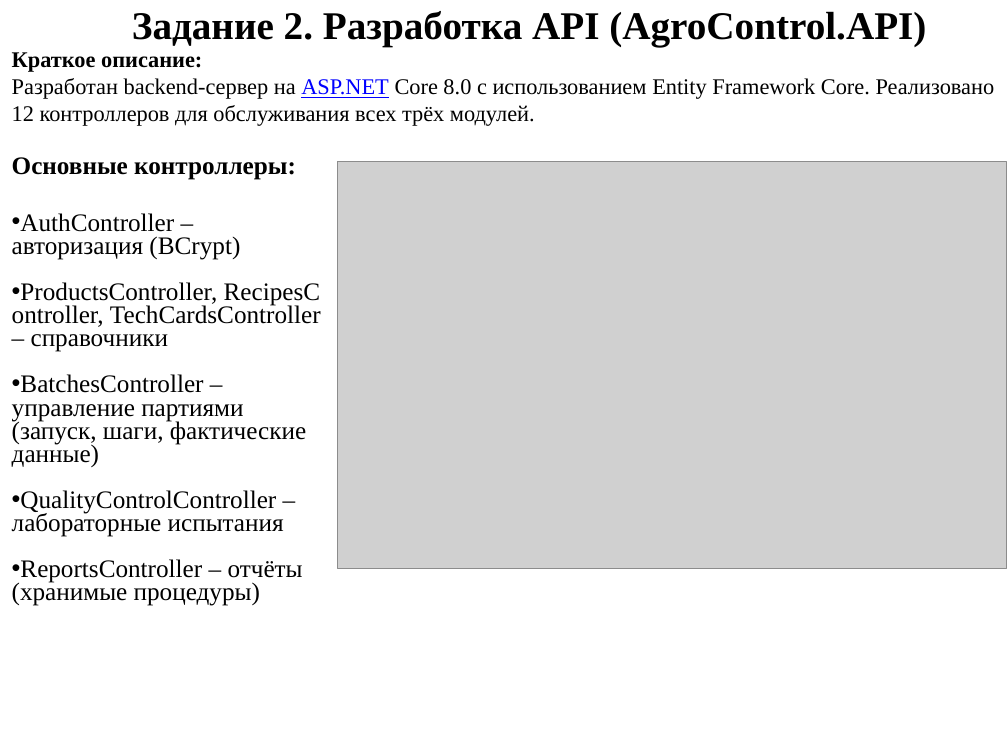
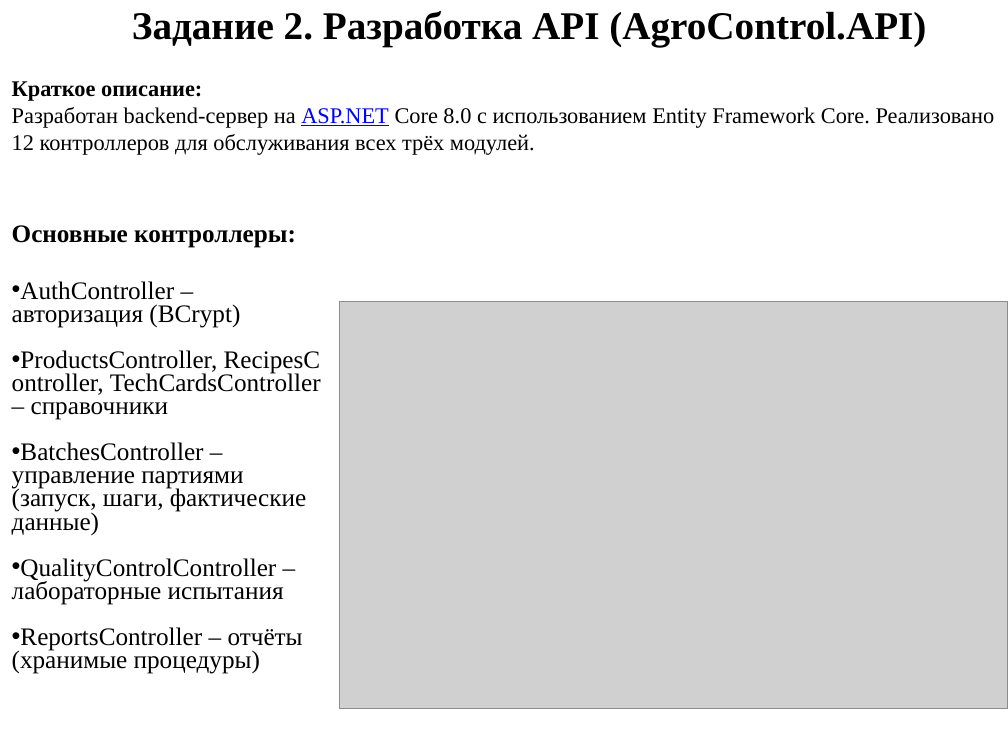
Before and after one commit to qwinge1/Praktika3, a slide deck: slide 7 of Сессия 7/Otchet_po_uchebnoi_praktike.pptx. Drawn at 1008x756 pixels with LibreOffice and Linux fonts; fonts in the diff are those of the drawing; grey boxes stand for pictures. Boxes give left, top, right and bottom in pixels: in the first picture for what was removed or moved away, otherwise in the second. Text is boxed around its words. In the diff, an @@ line names an element or a change of style, - is before the commit and + after.

```diff
--- a/Сессия 7/Otchet_po_uchebnoi_praktike.pptx
+++ b/Сессия 7/Otchet_po_uchebnoi_praktike.pptx
@@ text "Краткое описание: Разработан backend-сервер на ...": place and size @@
-text "Краткое описание: Разработан backend-сервер на ..." at bbox=[12, 52, 995, 126]
+text "Краткое описание: Разработан backend-сервер на ..." at bbox=[12, 81, 995, 155]
@@ text "Основные контроллеры:": place and size @@
-text "Основные контроллеры:" at bbox=[12, 157, 321, 606]
+text "Основные контроллеры:" at bbox=[12, 225, 321, 674]
@@ picture: place and size @@
-picture at bbox=[338, 161, 1007, 569]
+picture at bbox=[339, 301, 1008, 709]
```
Also in this commit, not shown: 4 other slides changed, 1 other file.
